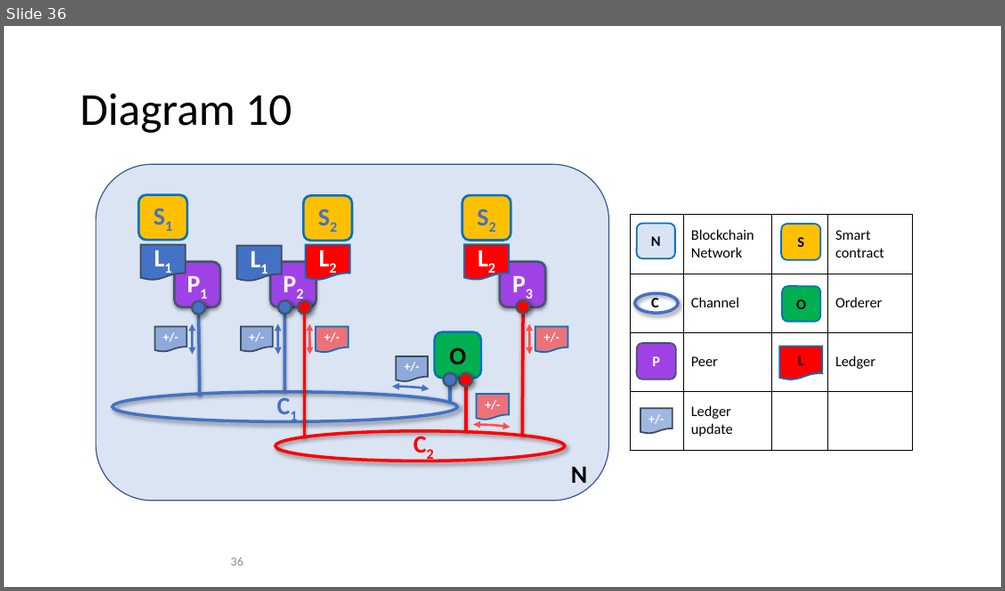
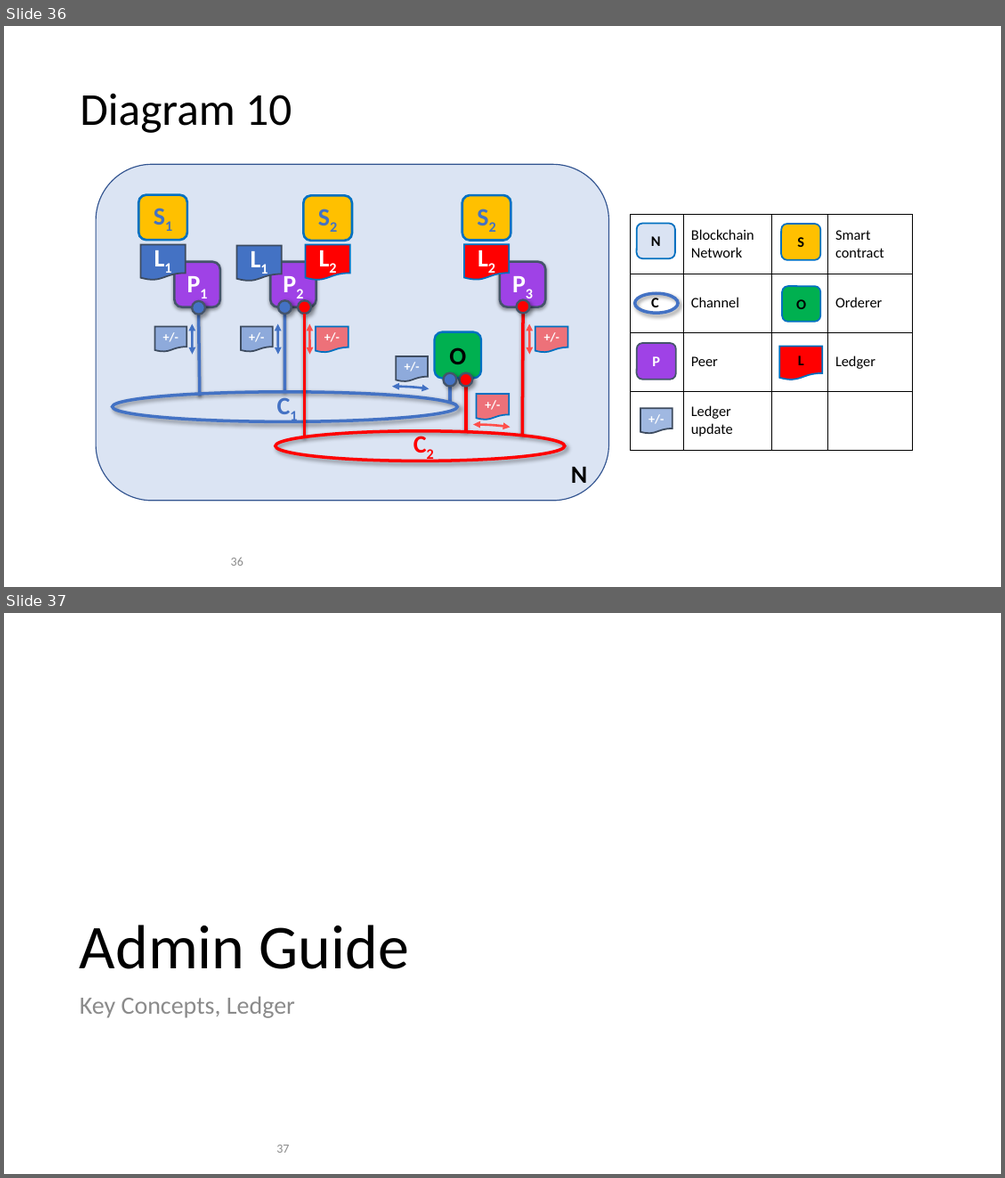
Before and after one commit to FabricTOC/FabricTOC, a slide deck: docs/OtherSourceMaterial/Diagrams.pptx. Shown one above the other, each under a label of ours: slide 36 before the commit, slides 36 and 37 after it. The pictures are 1005x591 and 1005x1178 pixels, drawn with LibreOffice and Linux fonts; fonts in the diff are those of the drawing. Boxes give left, top, right and bottom in pixels: in the first picture for what was removed or moved away, otherwise in the second. Text is boxed around its words. In the diff, an @@ line names an element or a change of style, - is before the commit and + after.

```diff
--- a/docs/OtherSourceMaterial/Diagrams.pptx
+++ b/docs/OtherSourceMaterial/Diagrams.pptx
@@ slide 37 added at (4, 613, 1001, 1174), background #FFFFFF @@
@@ title added at (80, 925, 409, 969), 60 pt, text #000000 @@
+Admin Guide
@@ text added at (80, 996, 295, 1018), 24 pt, text #8C8C8C @@
+Key Concepts, Ledger
@@ page number added at (276, 1144, 289, 1152), 12 pt, text #8C8C8C @@
+37
```
Also in this commit, not shown: 1 slide changed, 6 other slides added, 3 other files.
